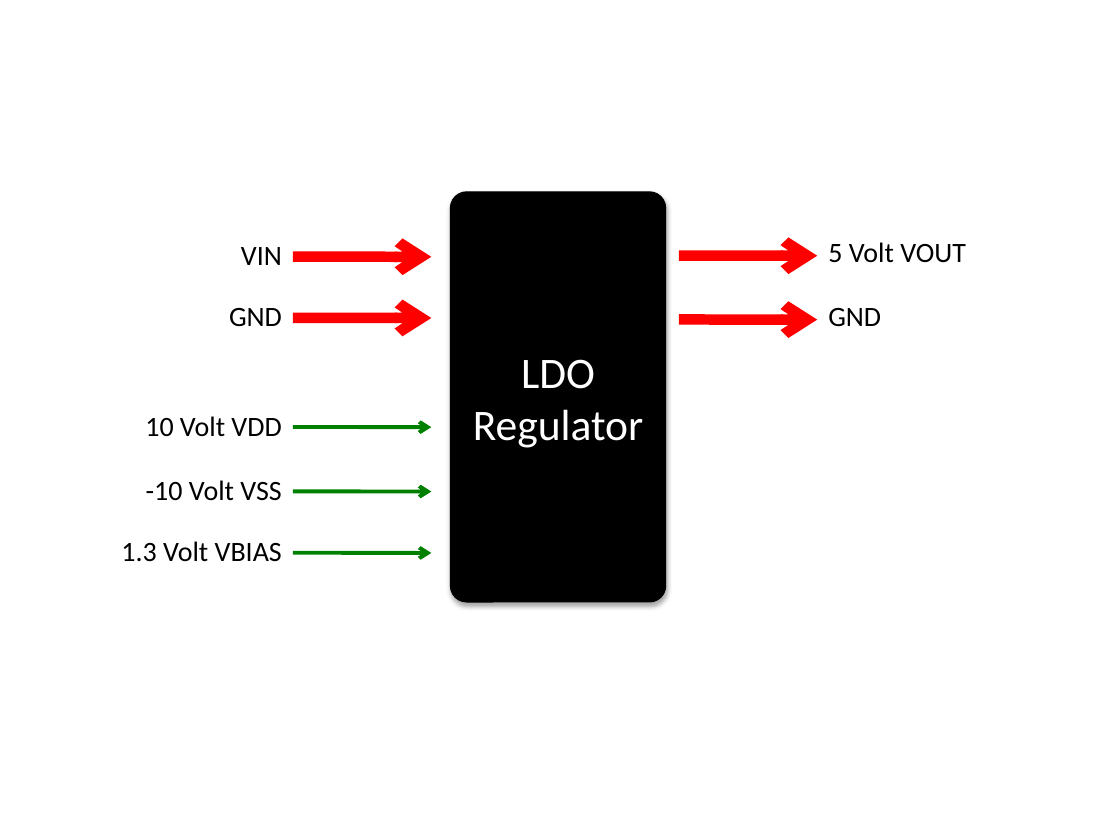
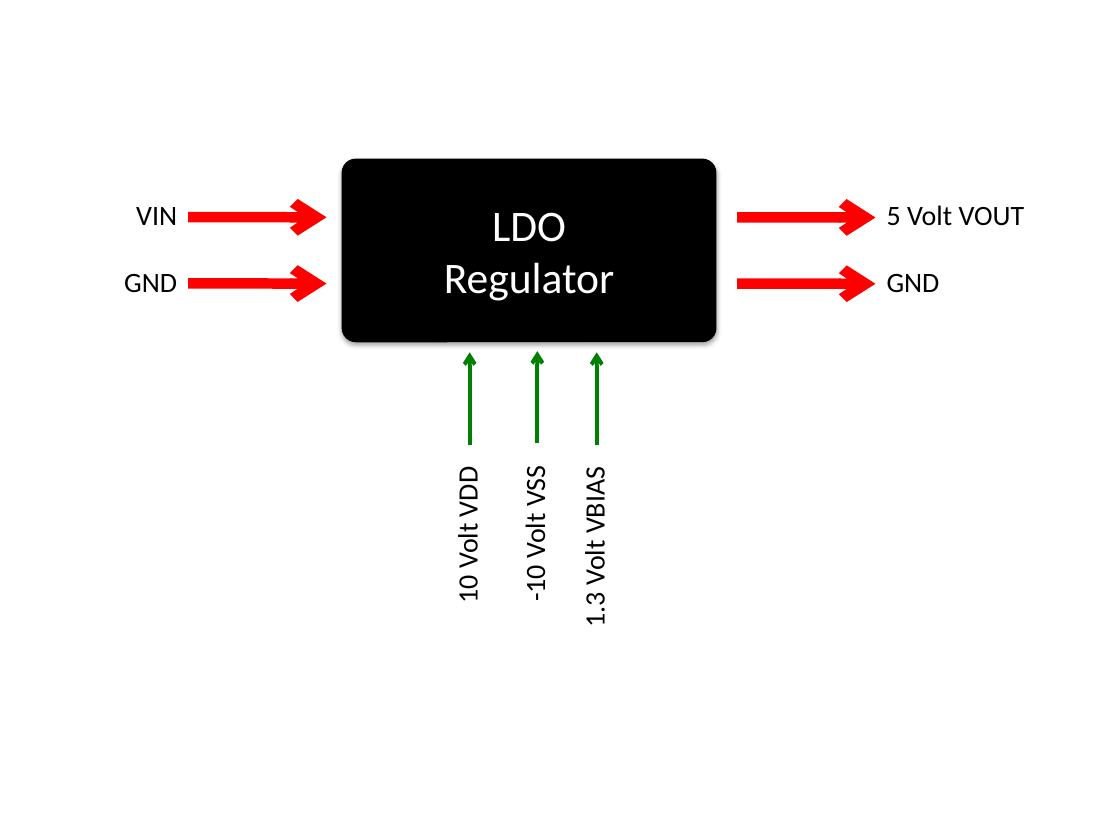
Before and after one commit to ominux/ece532, a slide deck: slide 3 of project/april_11/john.pptx. Drawn at 1120x840 pixels with LibreOffice and Linux fonts; fonts in the diff are those of the drawing; background and template pictures are left out. Boxes give left, top, right and bottom in pixels: in the first picture for what was removed or moved away, otherwise in the second. Text is boxed around its words. In the diff, an @@ line names an element or a change of style, - is before the commit and + after.

```diff
--- a/project/april_11/john.pptx
+++ b/project/april_11/john.pptx
@@ rounded rectangle "LDO": place and size @@
-rounded rectangle "LDO" at [450, 192, 665, 601]
+rounded rectangle "LDO" at [343, 159, 717, 342]
@@ text "VIN": place and size @@
-text "VIN" at [241, 247, 282, 265]
+text "VIN" at [136, 207, 177, 225]
@@ text "5 Volt VOUT": place and size @@
-text "5 Volt VOUT" at [828, 242, 966, 263]
+text "5 Volt VOUT" at [887, 205, 1025, 226]
@@ arrow moved from (293, 256) - (431, 256) to (188, 217) - (327, 217) @@
@@ arrow moved from (679, 319) - (818, 319) to (737, 217) - (876, 217) @@
@@ text "GND": place and size @@
-text "GND" at [229, 308, 282, 327]
+text "GND" at [124, 274, 177, 293]
@@ text "GND": place and size @@
-text "GND" at [828, 308, 881, 327]
+text "GND" at [887, 274, 940, 293]
@@ arrow moved from (293, 318) - (431, 318) to (188, 283) - (327, 283) @@
@@ arrow moved from (679, 255) - (818, 255) to (737, 283) - (876, 283) @@
@@ arrow moved from (293, 427) - (431, 427) to (469, 445) - (469, 353) @@
@@ arrow added from (538, 444) to (538, 352), #008000 2.5 pt @@
@@ arrow added from (597, 445) to (597, 353), #008000 2.5 pt @@
@@ text "10 Volt VDD": place and size @@
-text "10 Volt VDD" at [145, 416, 281, 437]
+text "10 Volt VDD" at [451, 472, 485, 601]
@@ text "-10 Volt VSS": place and size @@
-text "-10 Volt VSS" at [146, 480, 281, 501]
+text "-10 Volt VSS" at [519, 470, 553, 600]
@@ rotation 0 to 270 degrees in 3 elements at [451, 472, 485, 601], [519, 470, 553, 600], [578, 473, 612, 625] @@
@@ text "1.3 Volt VBIAS": place and size @@
-text "1.3 Volt VBIAS" at [121, 541, 282, 562]
+text "1.3 Volt VBIAS" at [578, 473, 612, 625]
@@ arrow removed from (293, 492) to (431, 492) @@
@@ arrow removed from (293, 553) to (431, 553) @@
```
Also in this commit, not shown: 2 other slides changed, 12 other files.
